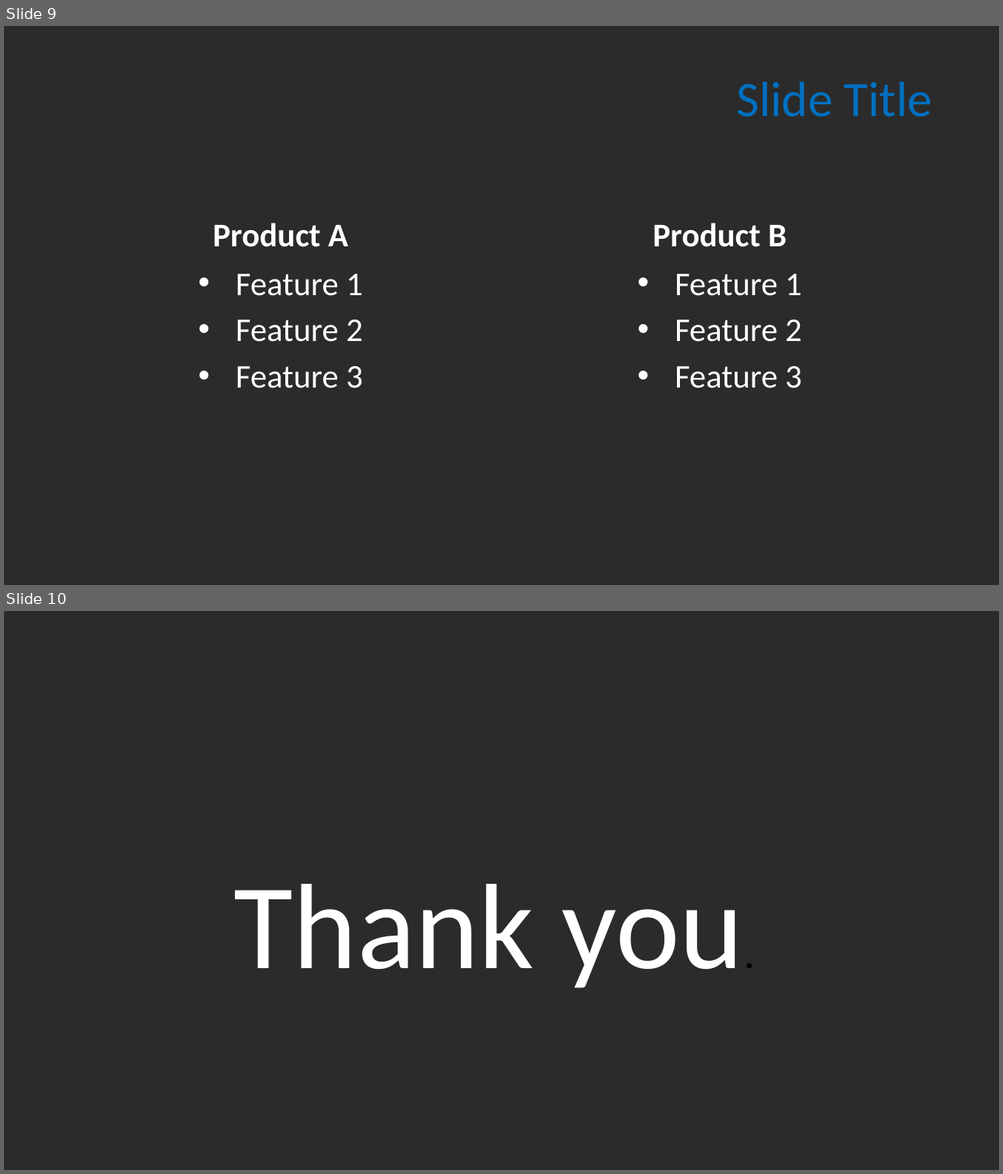
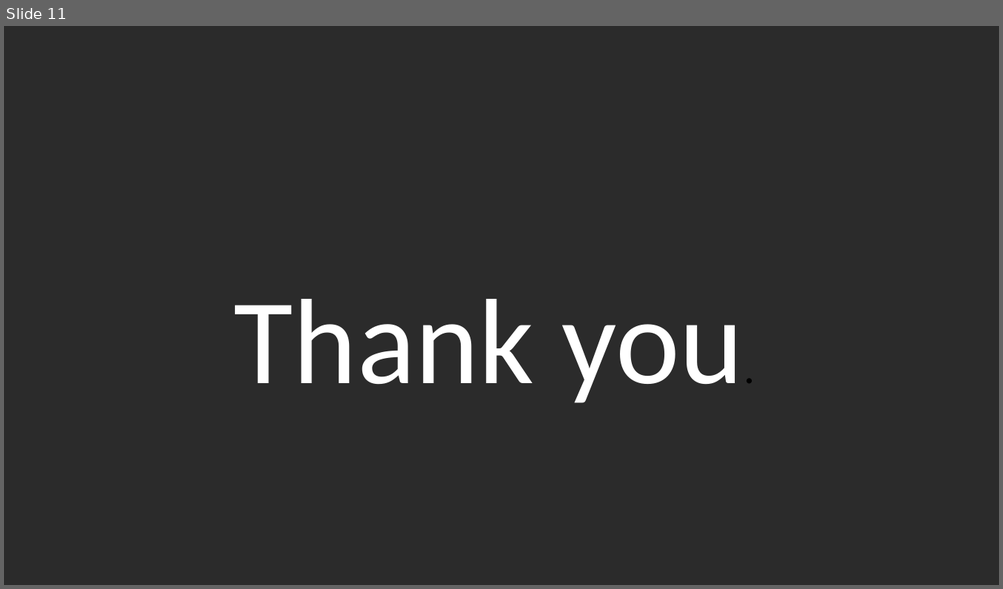
Before and after one commit to ZygimantasJakubauskas/Mashine-Learning-CA1, a slide deck: ML/PPT_ML_CA1_26 Nov 23.pptx. Shown one above the other, each under a label of ours: slides 9 and 10 before the commit, slide 11 after it. The pictures are 1003x1174 and 1003x589 pixels, drawn with LibreOffice and Linux fonts; fonts in the diff are those of the drawing; background and template pictures are left out; a plain dark background stands for a picture behind light text. Boxes give left, top, right and bottom in pixels: in the first picture for what was removed or moved away, otherwise in the second. Text is boxed around its words. In the diff, an @@ line names an element or a change of style, - is before the commit and + after.

```diff
--- a/ML/PPT_ML_CA1_26 Nov 23.pptx
+++ b/ML/PPT_ML_CA1_26 Nov 23.pptx
@@ slide 9 removed at [4, 26, 999, 585], background picture (left out) @@
@@ title removed at [736, 82, 932, 117] @@
-Slide Title
@@ text removed at [213, 223, 348, 247] @@
-Product A
@@ text removed at [652, 223, 786, 247] @@
-Product B
@@ text removed at [236, 274, 363, 389] @@
-• Feature 1
-• Feature 2
-• Feature 3
@@ text removed at [674, 274, 802, 389] @@
-• Feature 1
-• Feature 2
-• Feature 3
@@ what was slide 10 is now slide 11 @@
```
Also in this commit, not shown: 2 slides changed, 6 slides added, 4 other slides removed.
